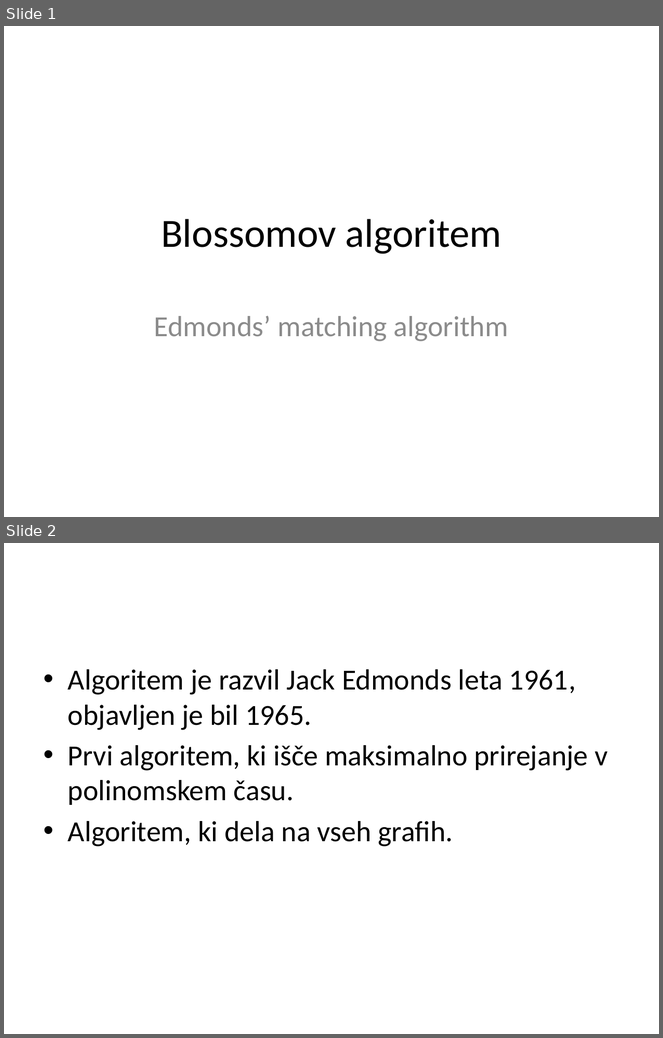
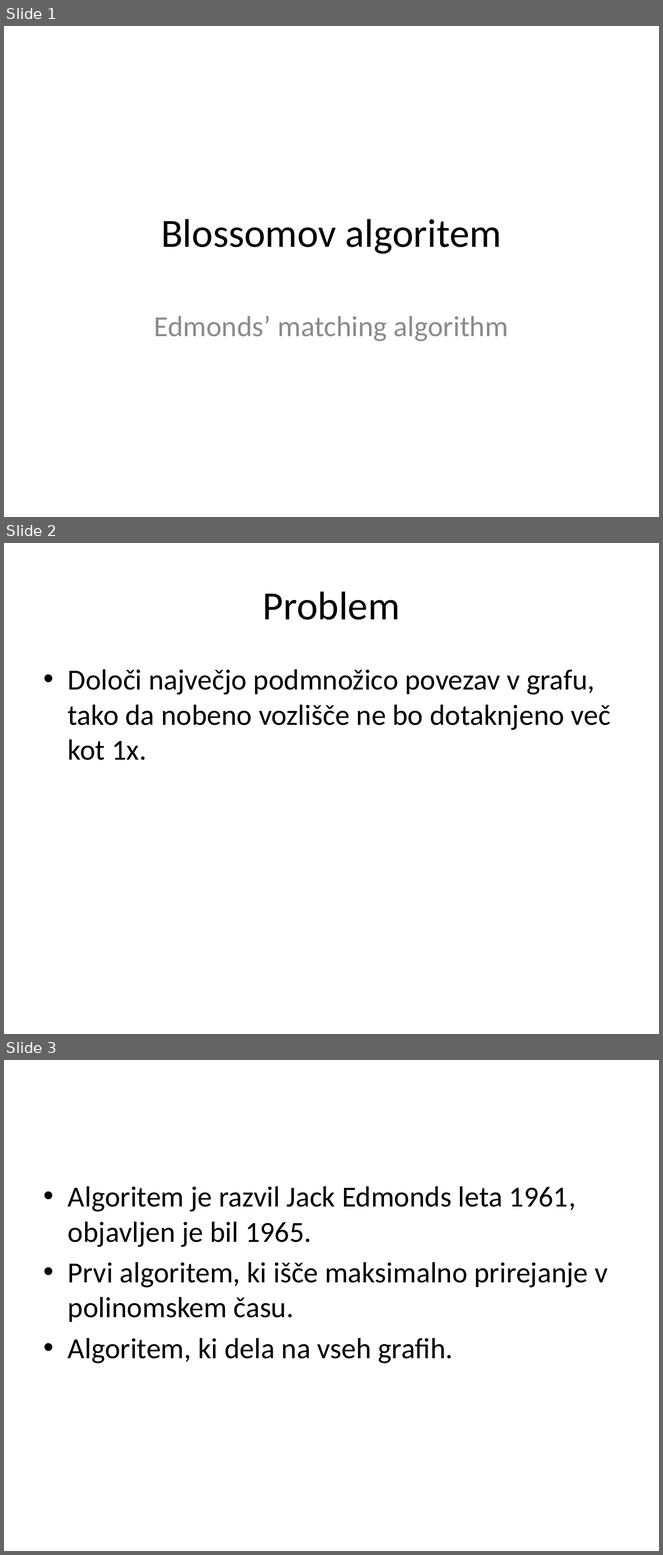
Before and after one commit to ZigaMr/BlossomAlgoritem, a slide deck: Blossomov algoritem.pptx. Shown one above the other, each under a label of ours: slides 1 and 2 before the commit, slides 1, 2 and 3 after it. The pictures are 663x1038 and 663x1555 pixels, drawn with LibreOffice and Linux fonts; fonts in the diff are those of the drawing. Boxes give left, top, right and bottom in pixels: in the first picture for what was removed or moved away, otherwise in the second. Text is boxed around its words. In the diff, an @@ line names an element or a change of style, - is before the commit and + after.

```diff
--- a/Blossomov algoritem.pptx
+++ b/Blossomov algoritem.pptx
@@ slide 2 added at (4,543,659,1034), background #FFFFFF @@
@@ title added at (263,591,400,620), 44 pt, text #000000 @@
+Problem
@@ text added at (68,669,611,760), 32 pt, text #000000 @@
+• Določi največjo podmnožico povezav v grafu, tako da nobeno vozlišče ne bo dotaknjeno več kot 1x.
@@ what was slide 2 is now slide 3 @@
```
Also in this commit, not shown: 2 slides changed, 3 other slides added.
